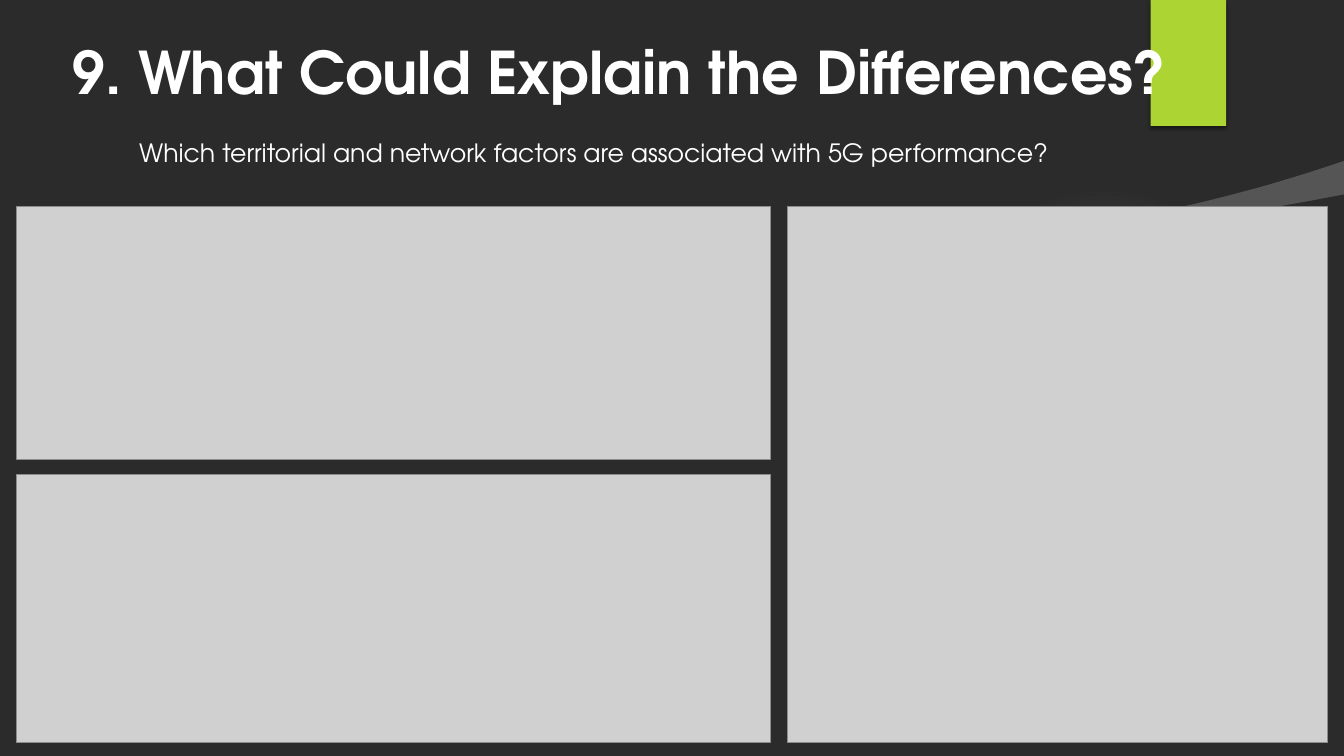
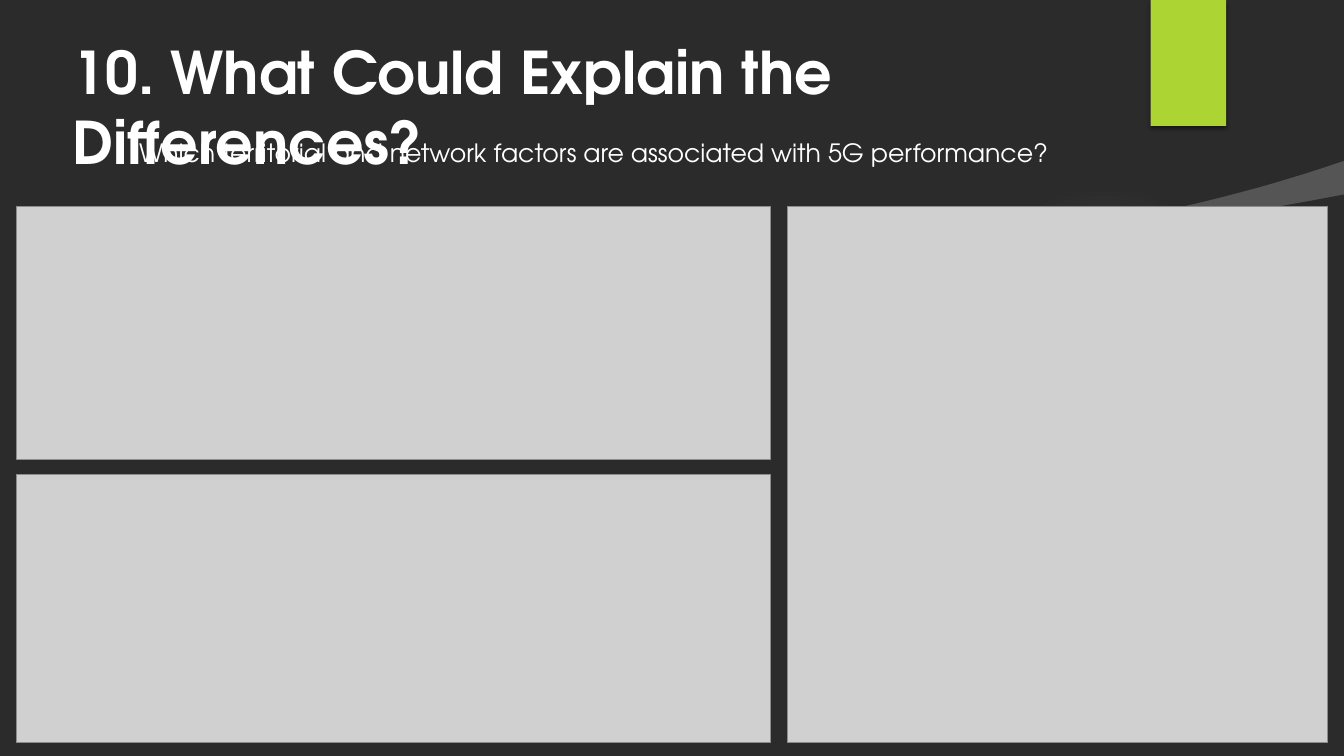
Before and after one commit to zidene306/RNCP-Project, a slide deck: slide 13 of RNCP_presentation_sept26.pptx (slide 12 before the commit). Drawn at 1344x756 pixels with LibreOffice and Linux fonts; fonts in the diff are those of the drawing; grey boxes stand for pictures; background and template pictures are left out; a plain dark background stands for a picture behind light text. Boxes give left, top, right and bottom in pixels: in the first picture for what was removed or moved away, otherwise in the second. Text is boxed around its words. In the diff, an @@ line names an element or a change of style, - is before the commit and + after.

```diff
--- a/RNCP_presentation_sept26.pptx
+++ b/RNCP_presentation_sept26.pptx
@@ title at (72,49,832,165): text changed @@
-9. What Could Explain the Differences?
+10. What Could Explain the Differences?
```
Also in this commit, not shown: 2 other slides changed, 1 slide added, 7 other files.
